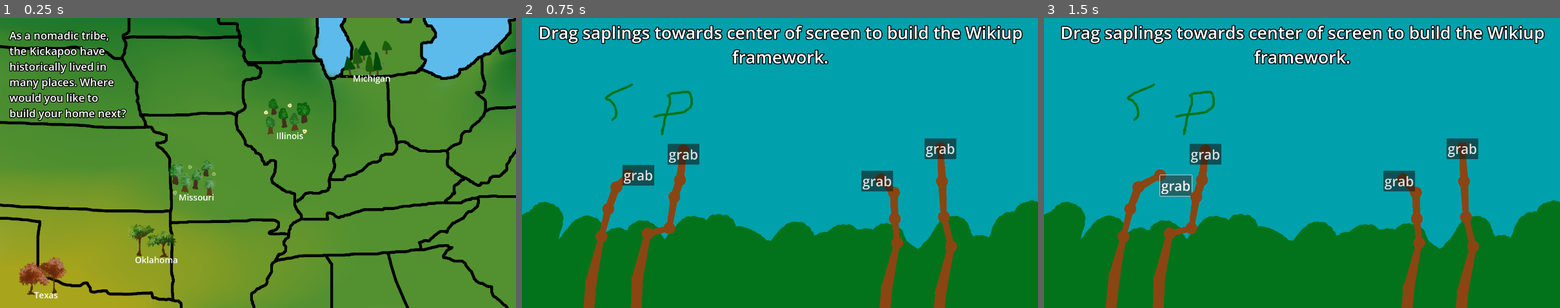
Above: before the commit, frames 1-3 (left to right).
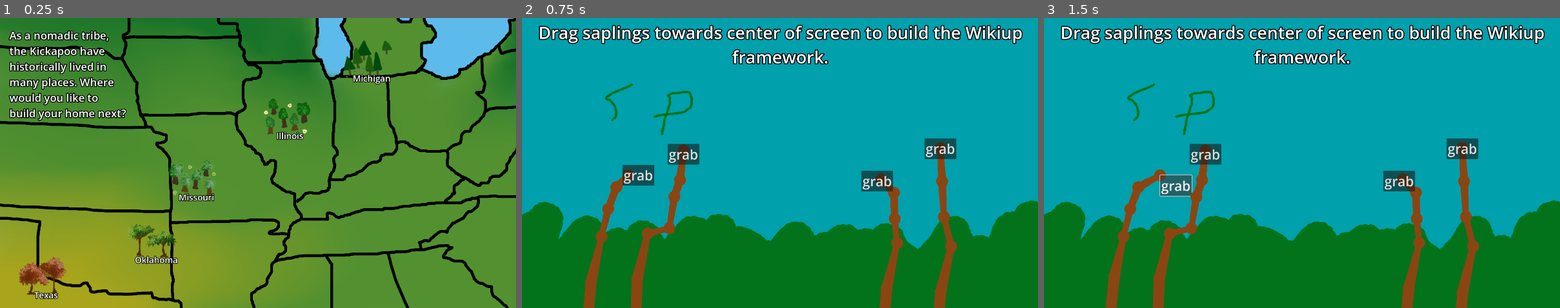
Above: after the commit, the same moments.

Repository: jadicodes/usitcc-hackathon-2025
Game: Godot game, scene res://game.tscn
Two runs of this game, one before a commit and one after it. Both use one fixed random seed, a clock stepped at 60 frames per second and the inputs below.
Inputs:
- Up to frame 1 (0.25 s): no input
- Up to frame 2 (0.75 s): click "Missouri" at 0.5 s
- Up to frame 3 (1.5 s): click "grab" at 1.25 s

The runs differ from the first frame. In frame 1, 0.5% of the frame differs, in the area x 6-76%, y 19-97%; in frame 2, nothing differs; in frame 3, nothing differs.

Commit message:
Add outline to the font

Diff:
--- a/project/map/village_button.tscn
+++ b/project/map/village_button.tscn
@@ -16,6 +16,7 @@
 offset_top = 124.0
 offset_right = 199.0
 offset_bottom = 169.0
+theme_override_constants/outline_size = 9
 theme_override_font_sizes/font_size = 32
 text = "Placeholder"
 horizontal_alignment = 1
Not shown: 1 places in project/end_scene.tscn that only renumber resources
